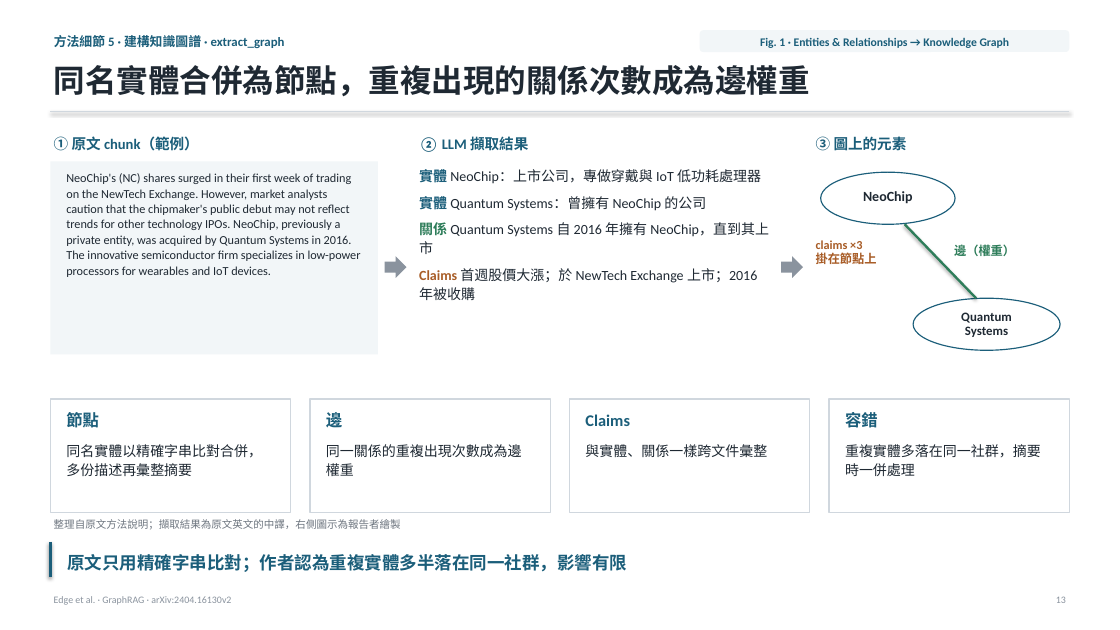
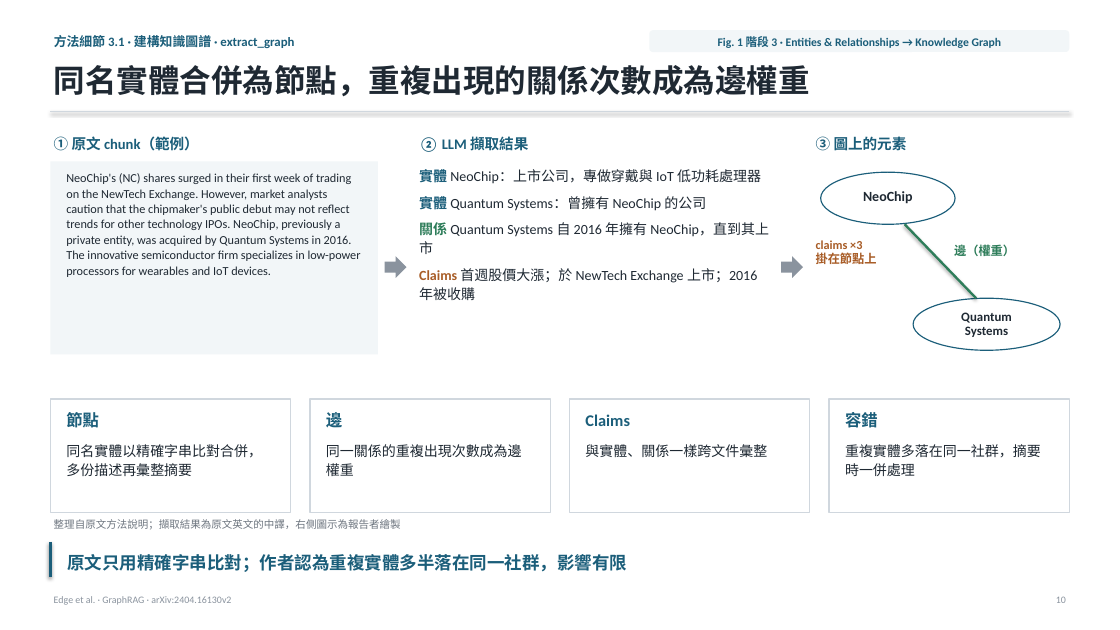
Before and after one commit to Moris-Zhan/CV-RAG-LLM-Papers, a slide deck: slide 10 of RAG/2024_GraphRAG/graph-rag-full-slides_zh-TW.pptx (slide 13 before the commit). Drawn at 1120x630 pixels with LibreOffice and Linux fonts; fonts in the diff are those of the drawing. Boxes give left, top, right and bottom in pixels: in the first picture for what was removed or moved away, otherwise in the second. Text is boxed around its words. In the diff, an @@ line names an element or a change of style, - is before the commit and + after.

```diff
--- a/RAG/2024_GraphRAG/graph-rag-full-slides_zh-TW.pptx
+++ b/RAG/2024_GraphRAG/graph-rag-full-slides_zh-TW.pptx
@@ text at [54,33,294,51]: text changed @@
-方法細節 5 · 建構知識圖譜 · extract_graph
+方法細節 3.1 · 建構知識圖譜 · extract_graph
@@ rounded rectangle: place and size @@
-rounded rectangle at [700,30,1070,52]
+rounded rectangle at [649,30,1070,52]
@@ text at [718,34,1002,50]: text changed @@
-Fig. 1 · Entities & Relationships → Knowledge Graph
+Fig. 1 階段 3 · Entities & Relationships → Knowledge Graph
```
Also in this commit, not shown: 32 other slides changed, 6 slides removed, 4 other files.
